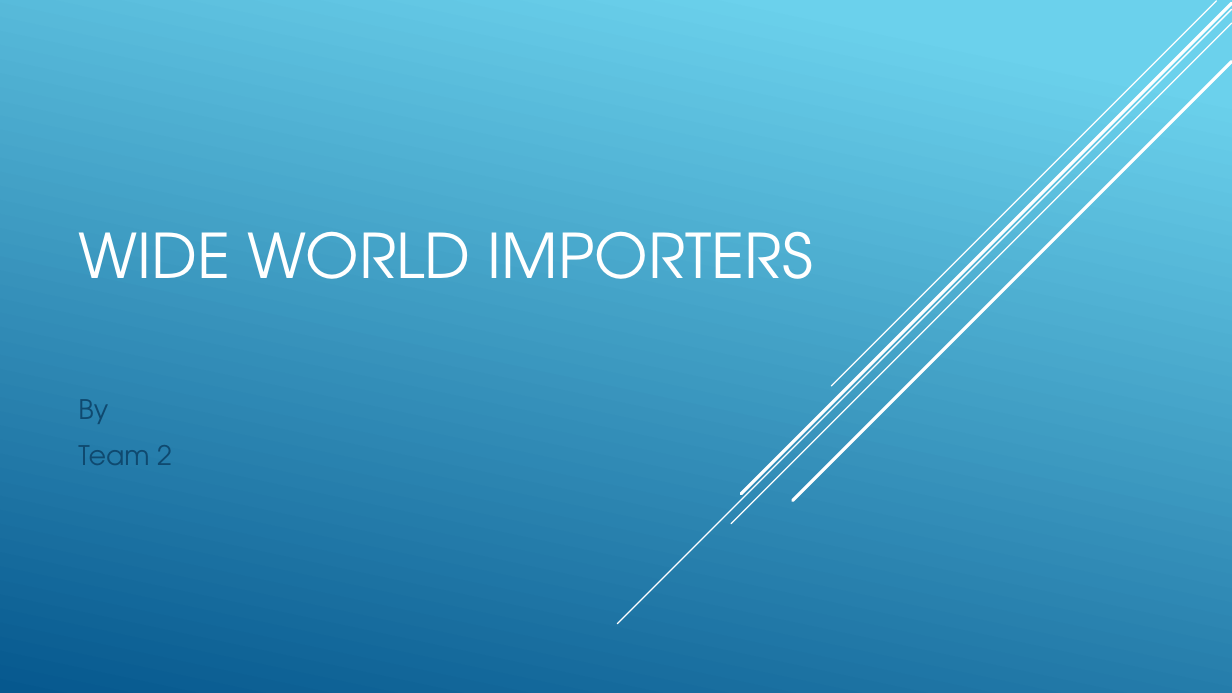
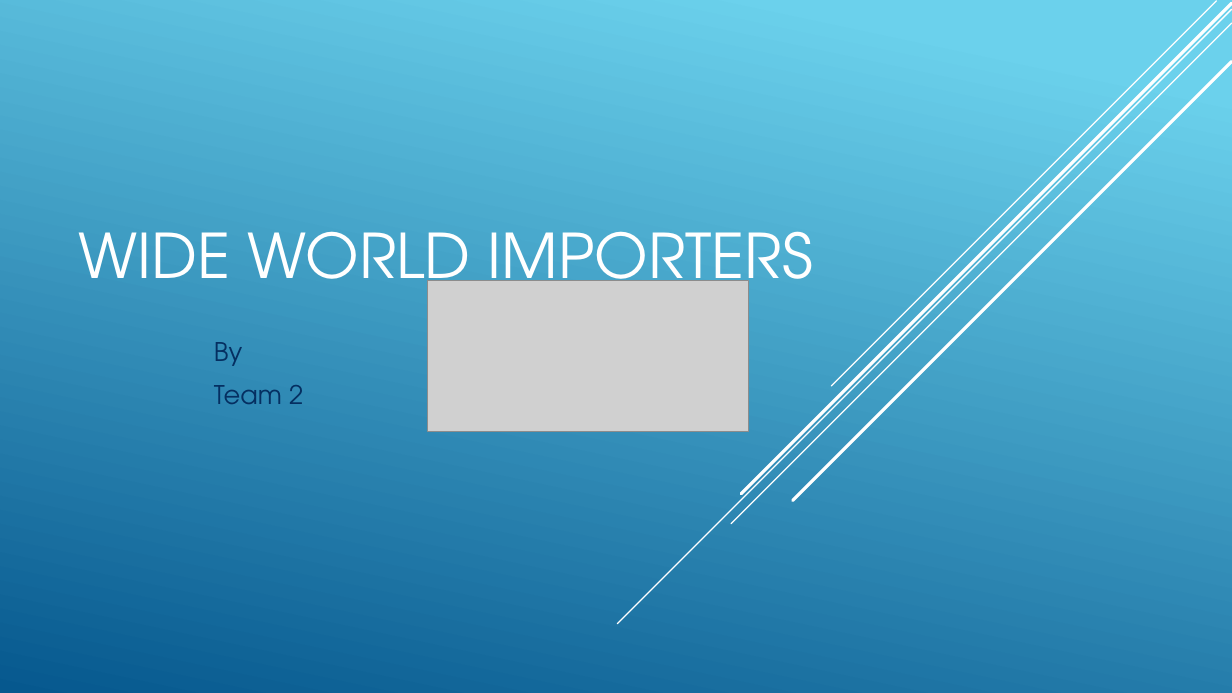
Before and after one commit to mohmedhasan1981/The-First, a slide deck: slide 1 of WWI.pptx. Drawn at 1232x693 pixels with LibreOffice and Linux fonts; fonts in the diff are those of the drawing; grey boxes stand for pictures. Boxes give left, top, right and bottom in pixels: in the first picture for what was removed or moved away, otherwise in the second. Text is boxed around its words. In the diff, an @@ line names an element or a change of style, - is before the commit and + after.

```diff
--- a/WWI.pptx
+++ b/WWI.pptx
@@ picture added at [428,280,749,432] @@
@@ subtitle "By": place and size @@
-subtitle "By" at [78,399,172,465]
+subtitle "By" at [214,342,303,404]
@@ subtitle "By" at [214,342,303,404]: size 21 to 20 pt, text colour #0F496F to #052F61 @@
```
Also in this commit, not shown: 3 other slides changed, 14 slides added, 16 slides removed.
